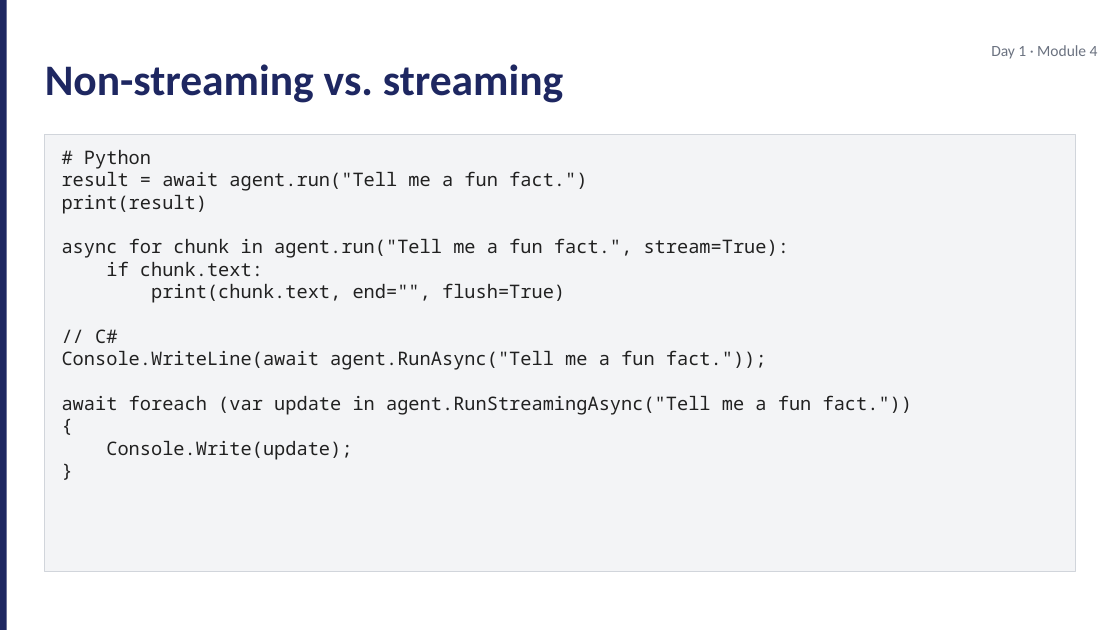
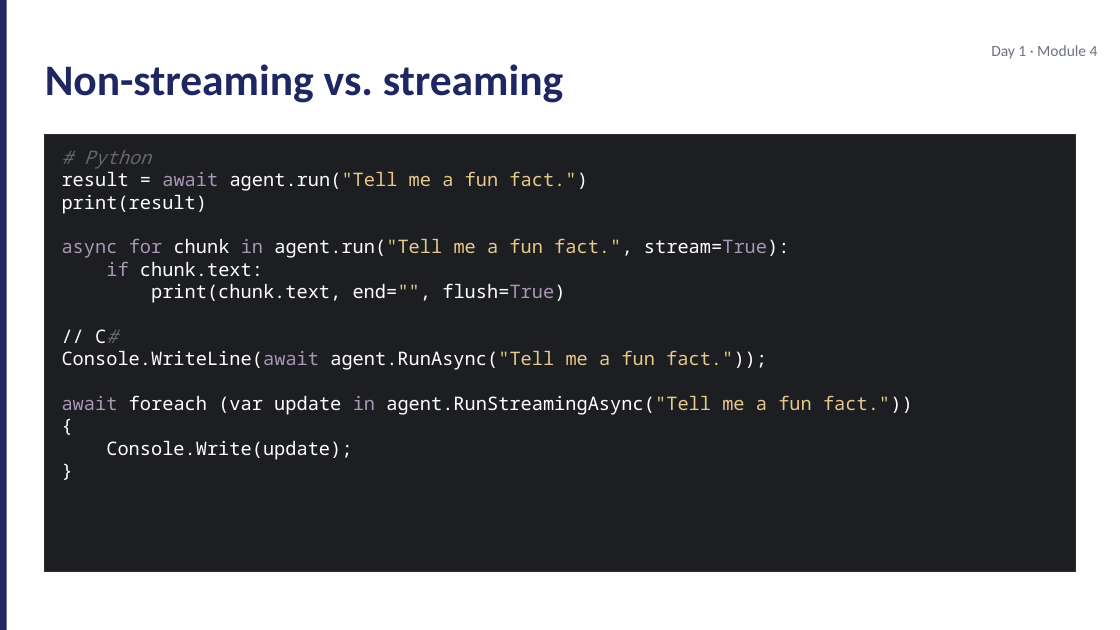
Before and after one commit to JimPiquant/Building-AI-Apps-and-Agents, a slide deck: slide 7 of decks/day1/module-4-maf-101.pptx. Drawn at 1120x630 pixels with LibreOffice and Linux fonts; fonts in the diff are those of the drawing. Boxes give left, top, right and bottom in pixels: in the first picture for what was removed or moved away, otherwise in the second. Text is boxed around its words. In the diff, an @@ line names an element or a change of style, - is before the commit and + after.

```diff
--- a/decks/day1/module-4-maf-101.pptx
+++ b/decks/day1/module-4-maf-101.pptx
@@ rectangle at <box>45,134,1075,571</box>: fill #F3F4F6 to #1D1E22; outline #D1D5DB 0.5 pt to #2A2B2E 0.75 pt @@
@@ text "# Python" at <box>62,150,913,460</box>: text colour #212121 to #666666, italic on in "# Python", "C#"; text colour #212121 to #FFFFFF in "result = agent.run("Tell fact.")", "print(result)", "chunk agent.run("Tell fact.", stream=True):", "chunk.text:" and 7 more places; text colour #212121 to #A996B6 in "await", "async for in stream=True):", "if", "flush=True)" and 2 more places; text colour #212121 to #E4C98A in "agent.run("Tell me a fun fact.")", "agent.run("Tell me a fun fact.",", "end="",", "agent.RunAsync("Tell me a fun fact."));" and 1 more places @@
```
Also in this commit, not shown: 3 other slides changed, 16 other files.
